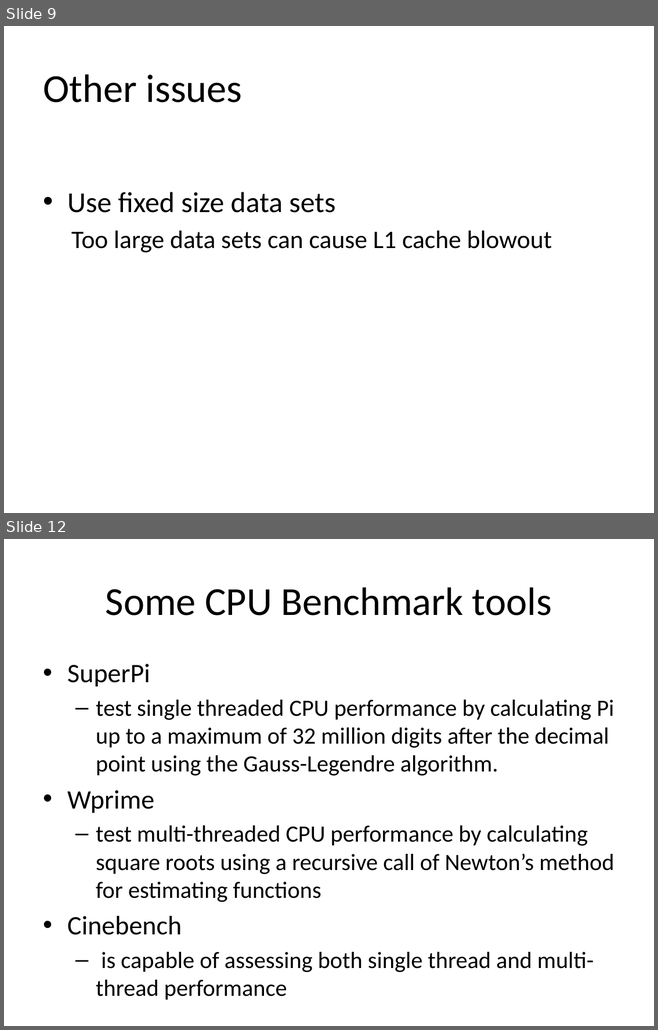
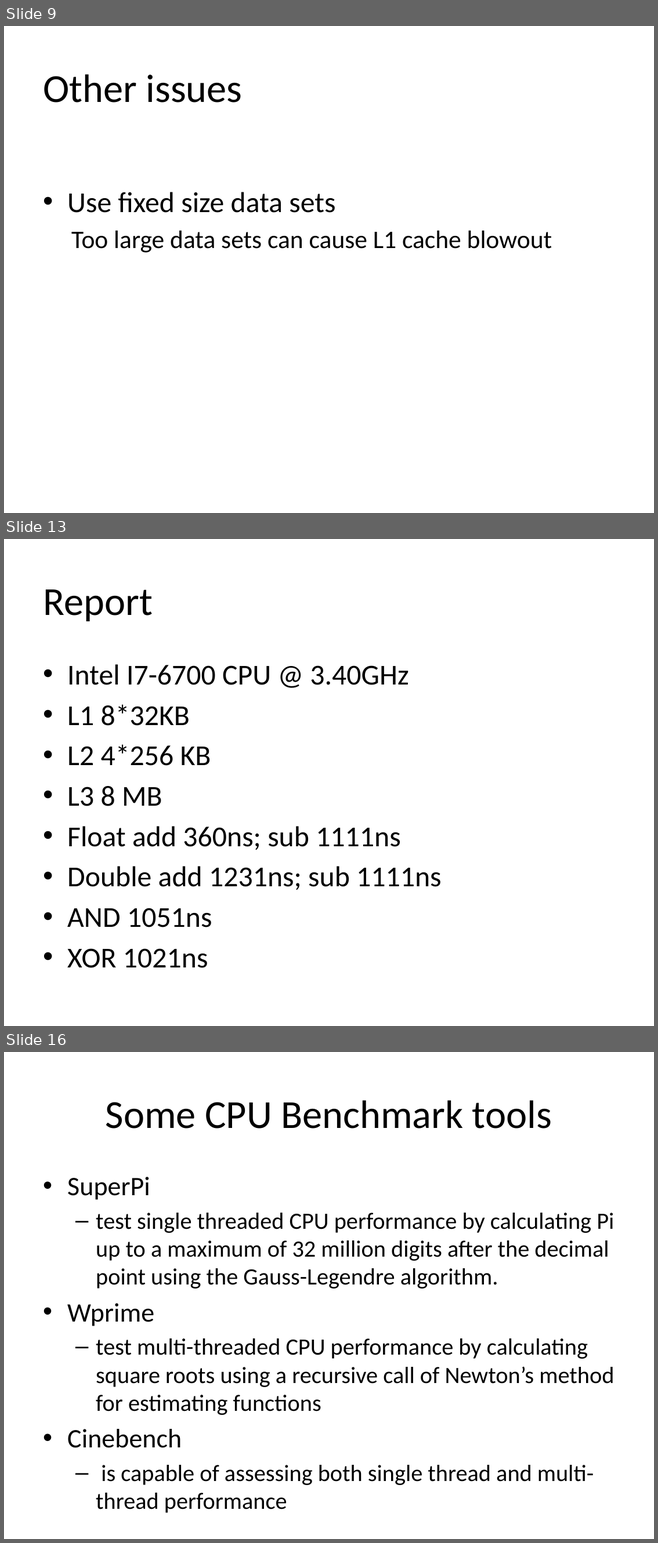
Before and after one commit to Gary3321/cs3813, a slide deck: CPU-BENCHMARK.pptx. Shown one above the other, each under a label of ours: slides 9 and 12 before the commit, slides 9, 13 and 16 after it; the slides between them are not shown. The pictures are 658x1030 and 658x1543 pixels, drawn with LibreOffice and Linux fonts; fonts in the diff are those of the drawing. Boxes give left, top, right and bottom in pixels: in the first picture for what was removed or moved away, otherwise in the second. Text is boxed around its words. In the diff, an @@ line names an element or a change of style, - is before the commit and + after.

```diff
--- a/CPU-BENCHMARK.pptx
+++ b/CPU-BENCHMARK.pptx
@@ slide 13 added at [4, 539, 654, 1026], background #FFFFFF @@
@@ title added at [43, 589, 152, 621], 44 pt, text #000000 @@
+Report
@@ text added at [67, 664, 441, 968], 32 pt, text #000000 @@
+• Intel I7-6700 CPU @ 3.40GHz
+• L1 8*32KB
+• L2 4*256 KB
+• L3 8 MB
+• Float add 360ns; sub 1111ns
+• Double add 1231ns; sub 1111ns
+• AND 1051ns
+• XOR 1021ns
@@ what was slide 12 is now slide 16 @@
```
Also in this commit, not shown: 3 slides changed, 3 other slides added.
